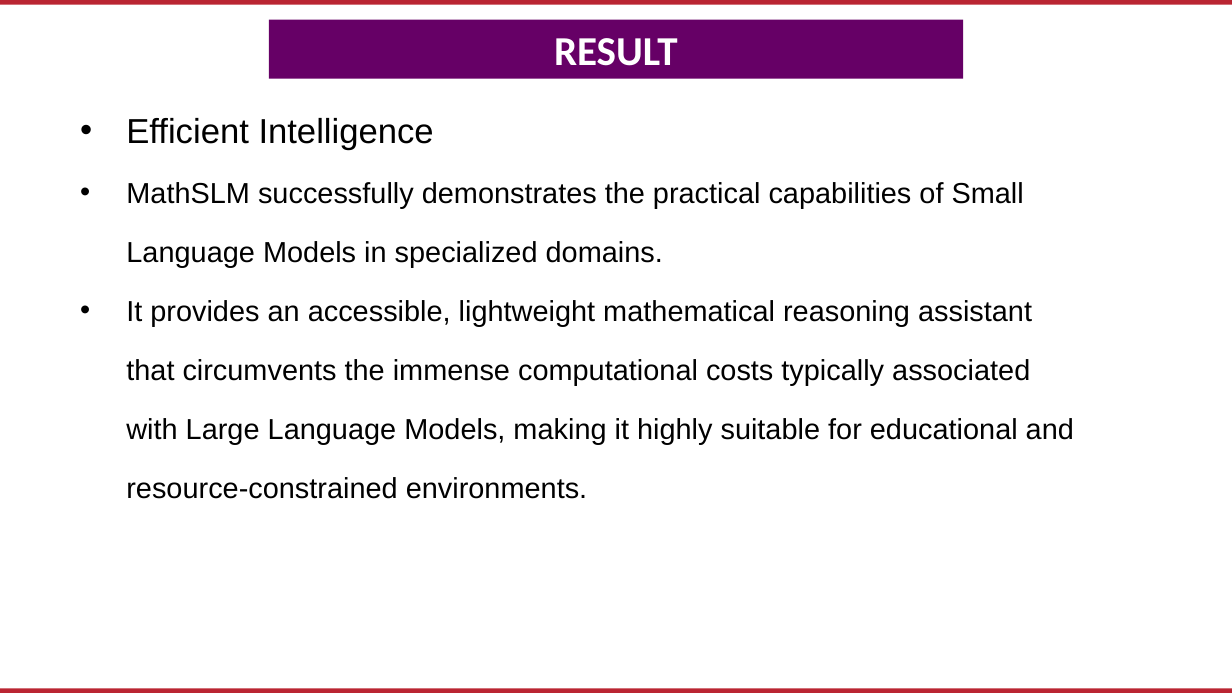
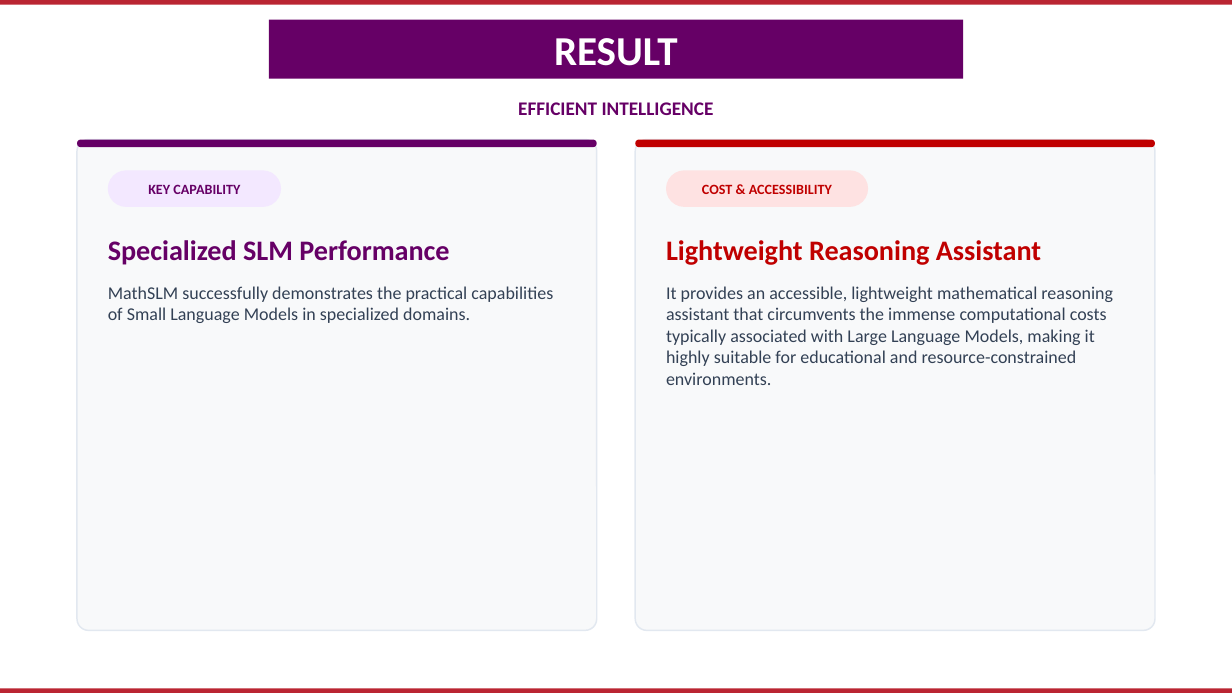
Before and after one commit to NIKHILSAI4/KLH-cse-2026-2420030635-mathslm, a slide deck: slide 16 of docs/Review-2 PPT.pptx. Drawn at 1232x693 pixels with LibreOffice and Linux fonts; fonts in the diff are those of the drawing; background and template pictures are left out. Boxes give left, top, right and bottom in pixels: in the first picture for what was removed or moved away, otherwise in the second. Text is boxed around its words. In the diff, an @@ line names an element or a change of style, - is before the commit and + after.

```diff
--- a/docs/Review-2 PPT.pptx
+++ b/docs/Review-2 PPT.pptx
@@ text added at bbox=[518, 102, 714, 115], 15 pt, text #660066, bold @@
+EFFICIENT INTELLIGENCE
@@ group added at bbox=[636, 140, 1155, 630]: 3 rounded rectangles, 1 text @@
+COST & ACCESSIBILITY
@@ text "Lightweight Reasoning Assistant": place and size @@
-text "Lightweight Reasoning Assistant" at bbox=[126, 118, 1074, 499]
+text "Lightweight Reasoning Assistant" at bbox=[666, 240, 1113, 385]
@@ group added at bbox=[77, 140, 596, 630]: 3 rounded rectangles, 2 texts @@
+KEY CAPABILITY
+Specialized SLM Performance
+MathSLM successfully demonstrates the practical capabilities of Small Language Models in specialized domains.
@@ text at bbox=[666, 240, 1041, 265]: text changed; size 22.5 to 22 pt; font Arial to Calibri; text colour #000000 to #C00000; bold on @@
-• Efficient Intelligence
-• MathSLM successfully demonstrates the practical capabilities of Small Language Models in specialized domains.
+Lightweight Reasoning Assistant
@@ text at bbox=[666, 286, 1113, 385]: size 22.5 to 14 pt, font Arial to Calibri, text colour #000000 to #334155 in "It provides an accessible, lightweight mathematical reasonin ..."; bullet • to none; line spacing 1.7 to 1; more space between paragraphs @@
```
Also in this commit, not shown: 2 other slides changed, 3 slides added, 3 slides removed, 1 other file.
